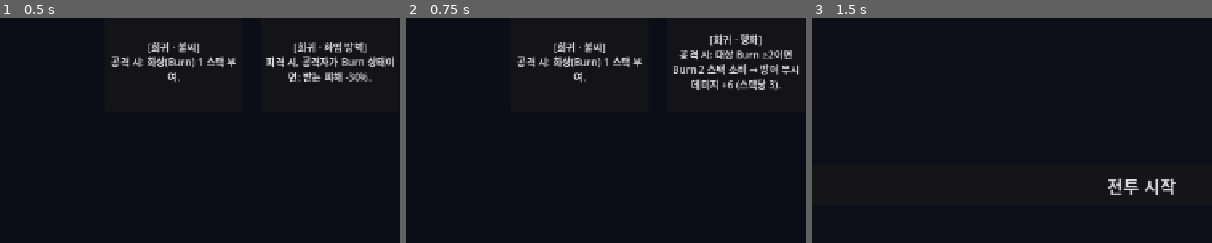
Above: before the commit, frames 1-3 (left to right).
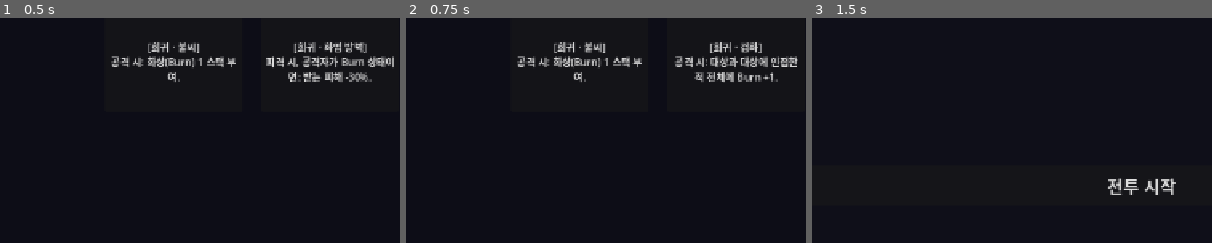
Above: after the commit, the same moments.

Repository: Booldon/iso-srpg
Game: Godot game, scene res://scenes/world/boon_screen.tscn
Two runs of this game, one before a commit and one after it. Both use one fixed random seed, a clock stepped at 60 frames per second and the inputs below. This scene is started directly instead of the project's main scene.
Inputs:
- Up to frame 1 (0.5 s): no input
- Up to frame 2 (0.75 s): click "[DEBUG] 다시 뽑기" at 0.5 s
- Up to frame 3 (1.5 s): click "[희귀 · 불씨] 공격 시: 화상(Burn) 1 스택…" at 1.25 s
The pictures show only the part of the screen within x 9-59%, y 50-100%; the shares and areas given below are measured in that part.

Frame 1 is identical in both runs. In frame 2, 3.7% of the frame differs, in the area x 67-98%, y 7-33%; in frame 3, nothing differs.

Commit message:
feat(step:5/fire): F3 AoE + on-death transfer — Conflagration, Wildfire Storm, Ember Trace
was:  모든 카드 효과는 단일 대상(attacker→target)에만 적용; 복수 사망 처리 없음
now:  Conflagration — 공격 대상+인접 적 전체 Burn 확산
      Wildfire Storm(Epic) — AoE Burn MAX 충전 후 Burn 보유 적 전체 방어무시 버스트
      Ember Trace — 불붙은 적 사망 시 스택 절반(올림) 인접 적 전이
      _sweep_deaths() 신규 — AoE+틱 복수 사망 일괄 처리 + Ember Trace 훅 통합

ref:  card_effects.gd — apply_on_attack_aoe(), transfer_burn_on_death()
      grid_manager.gd — _resolve_full_attack()(AoE 추가), _sweep_deaths(),
                        _splash_targets(), _living_enemies(), _living_players(), _adjacent_enemies_of()

Co-Authored-By: Claude Sonnet 4.6 <noreply@anthropic.com>

Diff:
--- /dev/null
+++ b/data/cards/card_conflagration.tres
@@ -0,0 +1,12 @@
+[gd_resource type="Resource" script_class="CardData" format=3 uid="uid://fire_cflt_001"]
+
+[ext_resource type="Script" path="res://scripts/data/card_data.gd" id="1_card"]
+
+[resource]
+script = ExtResource("1_card")
+id = "conflagration"
+title = "겁화"
+description = "공격 시: 대상과 대상에 인접한 적 전체에 Burn +1."
+element = 1
+tier = 1
+on_attack_aoe_burn = 1
--- /dev/null
+++ b/data/cards/card_ember_trace.tres
@@ -0,0 +1,12 @@
+[gd_resource type="Resource" script_class="CardData" format=3 uid="uid://fire_etrc_001"]
+
+[ext_resource type="Script" path="res://scripts/data/card_data.gd" id="1_card"]
+
+[resource]
+script = ExtResource("1_card")
+id = "ember_trace"
+title = "잔불"
+description = "Burn 상태의 적이 사망 시: 남은 스택의 절반(올림)이 인접한 적에게 전이."
+element = 1
+tier = 1
+on_burn_kill_transfer_stacks = true
--- /dev/null
+++ b/data/cards/card_wildfire_storm.tres
@@ -0,0 +1,14 @@
+[gd_resource type="Resource" script_class="CardData" format=3 uid="uid://fire_wfst_001"]
+
+[ext_resource type="Script" path="res://scripts/data/card_data.gd" id="1_card"]
+
+[resource]
+script = ExtResource("1_card")
+id = "wildfire_storm"
+title = "겁화의 폭풍"
+description = "공격 시: 대상과 인접 적 Burn을 최대치로 충전 → Burn 보유 적 전체에 방어 무시 데미지 4."
+element = 1
+tier = 2
+prerequisite_card_ids = ["conflagration"]
+on_attack_aoe_fill_max = true
+on_attack_aoe_burst_all_burning = 4
--- a/scripts/battle/card_effects.gd
+++ b/scripts/battle/card_effects.gd
@@ -72,3 +72,58 @@
 	for card: CardData in target.cards:
 		if card.on_hit_burn_attacker > 0:
 			StatusEffects.add(attacker, StatusEffects.Type.BURN, card.on_hit_burn_attacker)
+
+
+# 공격 AoE 효과를 적용한다 (F3 신규).
+# splash_targets: target + target에 인접한 살아있는 적 (grid_manager._splash_targets()가 전달).
+# all_enemies: 살아있는 적 전체 (grid_manager._living_enemies()가 전달).
+# 처리 순서: [A] aoe_burn → [B] fill_max → [C] burst_all_burning.
+# 적 유닛(attacker)은 cards == [] 이므로 자동 no-op.
+static func apply_on_attack_aoe(
+		attacker: Unit,
+		splash_targets: Array[Unit],
+		all_enemies: Array[Unit]) -> void:
+	for card: CardData in attacker.cards:
+		# [A] AoE Burn 확산 (Conflagration)
+		if card.on_attack_aoe_burn > 0:
+			for u: Unit in splash_targets:
+				StatusEffects.add(u, StatusEffects.Type.BURN, card.on_attack_aoe_burn)
+		# [B] Burn MAX 충전 (Wildfire Storm 1단계)
+		if card.on_attack_aoe_fill_max:
+			for u: Unit in splash_targets:
+				var deficit: int = StatusEffects.MAX_STACK - StatusEffects.get_stacks(u, StatusEffects.Type.BURN)
+				if deficit > 0:
+					StatusEffects.add(u, StatusEffects.Type.BURN, deficit)
+		# [C] Burn 보유 적 전체 방어 무시 버스트 (Wildfire Storm 2단계: [B] 이후 갱신된 스택 반영)
+		if card.on_attack_aoe_burst_all_burning > 0:
+			for u: Unit in all_enemies:
+				if StatusEffects.get_stacks(u, StatusEffects.Type.BURN) > 0:
+					u.take_str_damage(card.on_attack_aoe_burst_all_burning)
+
+
+# Ember Trace: 불붙은 상태로 사망한 적의 Burn 스택 절반(올림)을 인접 적에 전이한다 (F3 신규).
+# dead_unit: 사망 처리 직전의 적 유닛 (_kill_unit 호출 전에 call).
+# adjacent_enemies: dead_unit에 인접한 살아있는 적 (grid_manager._adjacent_enemies_of(dead_unit)).
+# players: 살아있는 플레이어 유닛 (grid_manager._living_players()).
+# 발동 조건: dead_unit.Burn > 0 AND adjacent_enemies 비어있지 않음 AND players 중 보유자 존재.
+static func transfer_burn_on_death(
+		dead_unit: Unit,
+		adjacent_enemies: Array[Unit],
+		players: Array[Unit]) -> void:
+	var stacks: int = StatusEffects.get_stacks(dead_unit, StatusEffects.Type.BURN)
+	if stacks <= 0 or adjacent_enemies.is_empty():
+		return
+	# 보유자 확인: players 중 하나라도 on_burn_kill_transfer_stacks == true 카드 보유 시 발동
+	var owns: bool = false
+	for p: Unit in players:
+		for card: CardData in p.cards:
+			if card.on_burn_kill_transfer_stacks:
+				owns = true
+				break
+		if owns:
+			break
+	if not owns:
+		return
+	# 결정론적: adjacent_enemies[0] (4방향 순서상 첫 번째 인접 적)
+	var transfer: int = ceili(stacks / 2.0)
+	StatusEffects.add(adjacent_enemies[0], StatusEffects.Type.BURN, transfer)
--- a/scripts/battle/grid_manager.gd
+++ b/scripts/battle/grid_manager.gd
@@ -84,8 +84,8 @@
 func _on_turn_started(unit: Unit) -> void:
 	var burn_dmg := StatusEffects.tick_turn_start(unit)
 	if burn_dmg > 0 and not unit.is_alive():
-		_kill_unit(unit)
-		_check_battle_end()
+		# Burn 틱으로 사망 → _sweep_deaths()로 Ember Trace 훅 통합 처리
+		_sweep_deaths()
 		if _battle_over:
 			return
 		_on_turn_started(_turn_manager.current_unit())
@@ -121,11 +121,9 @@
 	var attacker := _turn_manager.current_unit()
 	attacker.face_toward_pos(_pending_target.position)
 	_resolve_full_attack(attacker, _pending_target, hit_armor)
-	if not _pending_target.is_alive():
-		_kill_unit(_pending_target)
-		_check_battle_end()
-		if _battle_over:
-			return
+	_sweep_deaths()
+	if _battle_over:
+		return
 	_pending_target = null
 	_turn_manager.end_turn()
 
@@ -155,11 +153,9 @@
 			hit_armor = not target.stats.armor_reduction_immune  # hit Armor only if target is not immune
 		unit.face_toward_pos(target.position)
 		_resolve_full_attack(unit, target, hit_armor)
-		if not target.is_alive():
-			_kill_unit(target)
-			_check_battle_end()
-			if _battle_over:
-				return
+		_sweep_deaths()
+		if _battle_over:
+			return
 	else:
 		# Approach the nearest living player unit
 		var nearest := _find_nearest_player(unit)
@@ -185,6 +181,7 @@
 	CardEffects.apply_on_attack(attacker, target)
 	CardEffects.apply_on_hit(attacker, target)
 	_apply_ashen_ward(attacker, target)
+	CardEffects.apply_on_attack_aoe(attacker, _splash_targets(target), _living_enemies())
 
 
 # Ashen Ward: target(피격된 아군)에 인접한 다른 플레이어 유닛이 보유한
@@ -205,6 +202,67 @@
 		var unit_cell := Vector2i(unit.grid_col, unit.grid_row)
 		if absi(unit_cell.x - target_cell.x) + absi(unit_cell.y - target_cell.y) == 1:
 			StatusEffects.add(attacker, StatusEffects.Type.BURN, burn_amt)
+
+
+# 살아있는 플레이어 유닛 목록을 반환한다.
+func _living_players() -> Array[Unit]:
+	var result: Array[Unit] = []
+	for u: Unit in _turn_manager.get_all_units():
+		if u.is_player:
+			result.append(u)
+	return result
+
+
+# 살아있는 적 유닛 목록을 반환한다.
+func _living_enemies() -> Array[Unit]:
+	var result: Array[Unit] = []
+	for u: Unit in _turn_manager.get_all_units():
+		if not u.is_player:
+			result.append(u)
+	return result
+
+
+# unit에 인접한(맨해튼 거리=1) 살아있는 적 유닛 목록을 반환한다 (unit 자신 제외).
+# _unit_at 4방향 조회. Ember Trace, Ashen Ward, _splash_targets 등에서 사용.
+func _adjacent_enemies_of(unit: Unit) -> Array[Unit]:
+	var result: Array[Unit] = []
+	var dirs: Array[Vector2i] = [Vector2i(1, 0), Vector2i(-1, 0), Vector2i(0, 1), Vector2i(0, -1)]
+	for dir in dirs:
+		var cell := Vector2i(unit.grid_col + dir.x, unit.grid_row + dir.y)
+		var neighbor := _unit_at.get(cell) as Unit
+		if neighbor and neighbor != unit and neighbor.is_player != unit.is_player:
+			result.append(neighbor)
+	return result
+
+
+# 공격 대상과 대상에 인접한 살아있는 적을 하나의 배열로 반환한다 (AoE splash 대상).
+func _splash_targets(target: Unit) -> Array[Unit]:
+	var result: Array[Unit] = [target]
+	var dirs: Array[Vector2i] = [Vector2i(1, 0), Vector2i(-1, 0), Vector2i(0, 1), Vector2i(0, -1)]
+	for dir in dirs:
+		var cell := Vector2i(target.grid_col + dir.x, target.grid_row + dir.y)
+		var neighbor := _unit_at.get(cell) as Unit
+		# target과 같은 팀(적)이고 살아있는 유닛만 추가
+		if neighbor and neighbor.is_player == target.is_player and neighbor != target:
+			result.append(neighbor)
+	return result
+
+
+# AoE 버스트나 Burn 틱으로 여러 유닛이 동시 사망할 수 있으므로, 살아있지 않은 유닛을
+# 한 번에 처리한다. Ember Trace 훅도 여기서 통합 처리.
+# 턴 매니저에서 제거 후 _check_battle_end() 호출.
+func _sweep_deaths() -> void:
+	var dead: Array[Unit] = []
+	for u: Unit in _turn_manager.get_all_units():
+		if not u.is_alive():
+			dead.append(u)
+	for u: Unit in dead:
+		if not u.is_player:
+			# Ember Trace: 사망 직전 위치 기준 인접 살아있는 적에 스택 전이 (_kill_unit 호출 전)
+			CardEffects.transfer_burn_on_death(u, _adjacent_enemies_of(u), _living_players())
+		_kill_unit(u)
+	if not dead.is_empty():
+		_check_battle_end()
 
 
 func _move_unit(unit: Unit, cell: Vector2i) -> void:
--- a/scripts/data/card_data.gd
+++ b/scripts/data/card_data.gd
@@ -65,3 +65,19 @@
 # 이 카드를 보유한 유닛에 인접한 아군이 피격될 때, 그 공격자에게 Burn 부여.
 # 0 = no-op. 처리 책임: grid_manager._apply_ashen_ward(). (Ashen Ward: 2)
 @export var on_adjacent_ally_hit_burn_attacker: int = 0
+
+# --- AoE + on-death 전이 (F3 슬라이스 — 구현됨) ---
+# splash 대상 = target + target에 인접한 살아있는 적 (grid_manager._splash_targets() 계산).
+
+# 공격 시 splash 대상 각각에 Burn 부여 (Conflagration: 1).
+@export var on_attack_aoe_burn: int = 0
+
+# true면 공격 시 splash 대상 각각의 Burn을 MAX_STACK까지 충전 (Wildfire Storm 1단계).
+@export var on_attack_aoe_fill_max: bool = false
+
+# > 0이면 공격 시, AoE Burn 처리 후, Burn 보유한 살아있는 적 전체에 방어 무시 STR 데미지 (Wildfire Storm 2단계).
+@export var on_attack_aoe_burst_all_burning: int = 0
+
+# true면 불붙은 적이 사망할 때 남은 스택 절반(올림)을 인접 살아있는 적 하나에 전이 (Ember Trace).
+# 처리 책임: grid_manager._sweep_deaths() → CardEffects.transfer_burn_on_death().
+@export var on_burn_kill_transfer_stacks: bool = false
--- a/scripts/world/boon_screen.gd
+++ b/scripts/world/boon_screen.gd
@@ -29,6 +29,8 @@
 		child.queue_free()
 	var pool  := _load_card_pool()
 	var owned := _owned_card_ids()
+	if OS.is_debug_build():
+		print("[BoonScreen] active_cards=%s  owned_ids=%s" % [GameState.active_cards, owned])
 	var tier  := CardDraw.roll_tier(CONFIG, GameState.stages_since_rare, _rng)
 	var picks := CardDraw.draw(CONFIG, pool, tier, owned, _rng)
 	_build_cards(picks)
